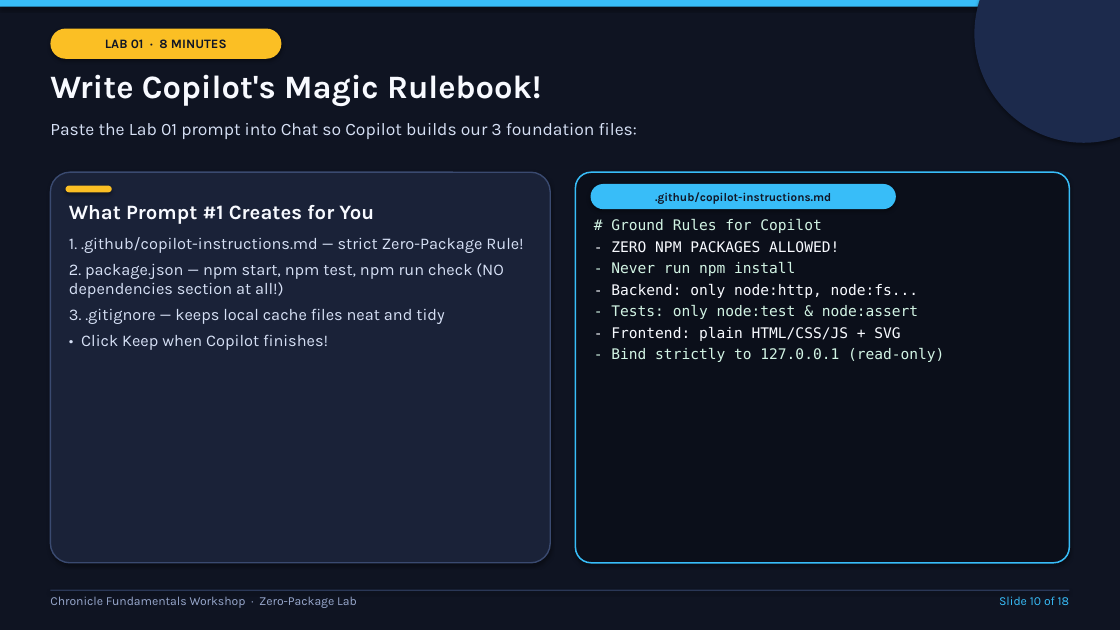
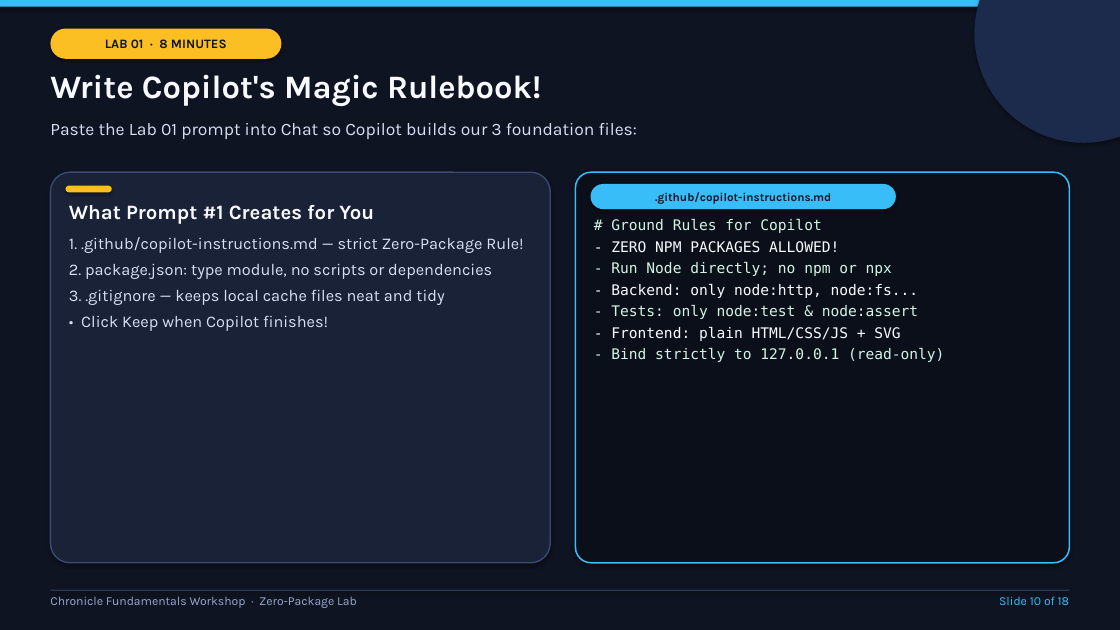
Before and after one commit to adamga/chatexplorer, a slide deck: slide 10 of workshop/Fundamentals/content/Fundamentals-Workshop-Deck.pptx. Drawn at 1120x630 pixels with LibreOffice and Linux fonts; fonts in the diff are those of the drawing. Boxes give left, top, right and bottom in pixels: in the first picture for what was removed or moved away, otherwise in the second. Text is boxed around its words. In the diff, an @@ line names an element or a change of style, - is before the commit and + after.

```diff
--- a/workshop/Fundamentals/content/Fundamentals-Workshop-Deck.pptx
+++ b/workshop/Fundamentals/content/Fundamentals-Workshop-Deck.pptx
@@ text at [69, 264, 492, 279]: text changed @@
-2. package.json — npm start, npm test, npm run check (NO dependencies section at all!)
+2. package.json: type module, no scripts or dependencies
@@ text at [611, 262, 892, 276]: text changed @@
-- Never run npm install
+- Run Node directly; no npm or npx
```
Also in this commit, not shown: 6 other slides changed, 53 other files.
